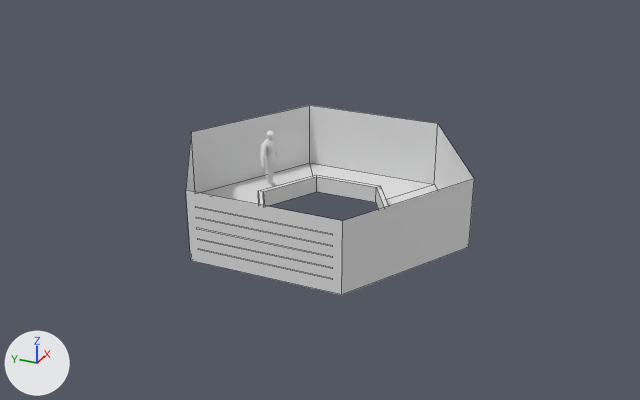
The Blender file biblioteca-babel.blend: old version first, new version second.
Both versions are drawn from a camera (50 mm lens) standing at (-17.26, -7.68, 9.11) and looking at (-0.14, 0.02, 0.55). Every picture has the same lights, and +X, +Y and +Z are marked at lower left. Mesh edges are drawn as thin lines on the coarser meshes.

Names of what the first picture shows: 'baranda', 'basemesh_male', 'paredes', 'piso'.
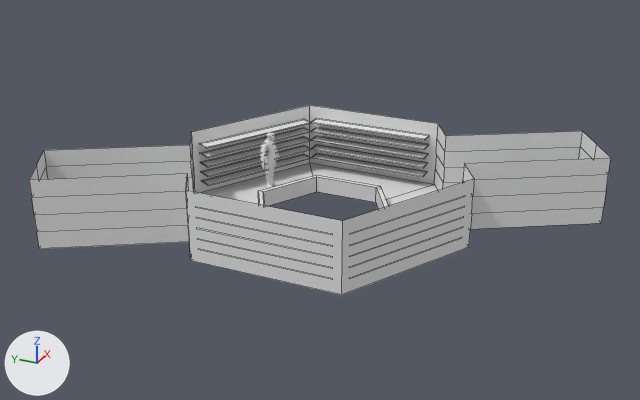
Boxes (x1, y1, x2, y2) around the edits, measured in the pictures (640 x 400 px):
'paredes', reshaped (102% wider)
    before: (186, 105, 474, 295)
    after: (29, 105, 611, 295)
'anaqueles', modifiers changed (not visible before)
    after: (311, 118, 429, 177)
'anaqueles.001', added
    after: (199, 119, 311, 186)

The edits, one by one:
me_cylinder_003 is used by ob_paredes; location (0.01, 0.0, 0.0); scale (3.97, 3.97, 6.02).
me_cylinder_003 had 18 vertices, 12 faces and spanned x -0.77..0.77, y -0.89..0.89, z 0.0..0.27.
me_cylinder_003 now has 106 vertices, 84 faces and spans x -1.0..1.0, y -1.51..1.5, z 0.0..0.27.
Part 1, on me_cylinder_003:
6 faces are deleted.
27 vertices are added at x -0.77..1.0, y -1.29..0.89, z 0.0..0.27.
6 new vertices lie (0.0, 0.0, 0.07) away from vertices in x -0.77..0.77, y -0.89..0.89, z 0.0.
8 new vertices lie (-0.19, -0.11, 0.0) away from vertices in x 0.0..0.77, y -0.44..0.89, z 0.0..0.27.
10 new vertices lie (0.0, 0.0, 0.07) away from vertices in x -0.77..0.77, y -0.89..0.89, z 0.0..0.07.
10 new vertices lie (0.0, 0.0, -0.06) away from vertices in x -0.77..0.77, y -0.89..0.89, z 0.27.
5 new vertices lie (-0.42, 0.73, 0.0) away from vertices in x -0.58, y 0.55, z 0.0..0.27.
5 new vertices lie (0.2, 0.11, 0.0) away from vertices in x -1.0, y 1.28, z 0.0..0.27.
6 new vertices lie (0.19, 0.11, 0.0) away from vertices in x -0.8..0.19, y -0.78..1.39, z 0.0..0.27.
6 new vertices lie (0.43, -0.73, 0.0) away from vertices in x 0.19..0.38, y -0.78..-0.67, z 0.0..0.27.
5 new vertices lie (0.19, 0.11, 0.0) away from vertices in x 0.62..0.81, y -1.51..-1.4, z 0.0..0.27.
78 new faces join them.
Mesh me_cube_002 is new.
It is a box spanning x 15.72..17.72, y -1.0..1.0, z 24.01..26.01.
Object 'anaqueles' (ob_anaqueles) loses its ARRAY modifier named 'Array'.
Object 'anaqueles' (ob_anaqueles) gains a ARRAY modifier named 'cinco'.
Object 'anaqueles' (ob_anaqueles) gains a ARRAY modifier named 'diez'.
Modifier setting: constant_offset_displace = (0.0, 0.0, 0.0).
Modifier setting: relative_offset_displace = (-16.7, 0.0, 0.0).
Object 'anaqueles.001' (ob_anaqueles_001) is new; it shows me_cube_002.
Its location is (0.0, 0.0, 0.0).
Its rotation in degrees is (0, 0, -120).
Its scale is (-0.172, 1.56, 0.0124).
It gains a ARRAY modifier named 'cinco'.
Modifier setting: count = 5.
Modifier setting: constant_offset_displace = (0.0, 0.0, 0.0).
Modifier setting: relative_offset_displace = (0.0, 0.0, 10.0).
It gains a ARRAY modifier named 'diez'.
Modifier setting: constant_offset_displace = (0.0, 0.0, 0.0).
Modifier setting: relative_offset_displace = (-16.7, 0.0, 0.0).
